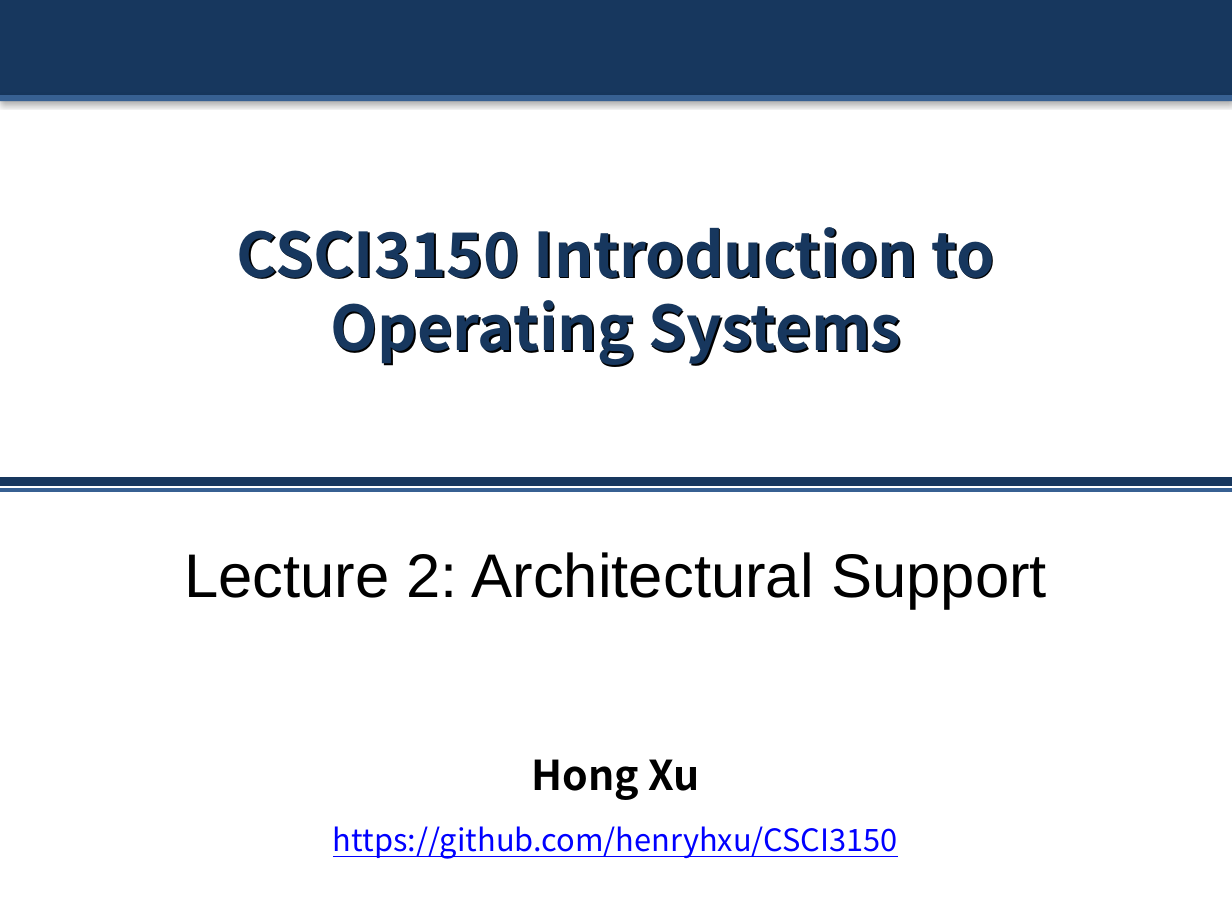
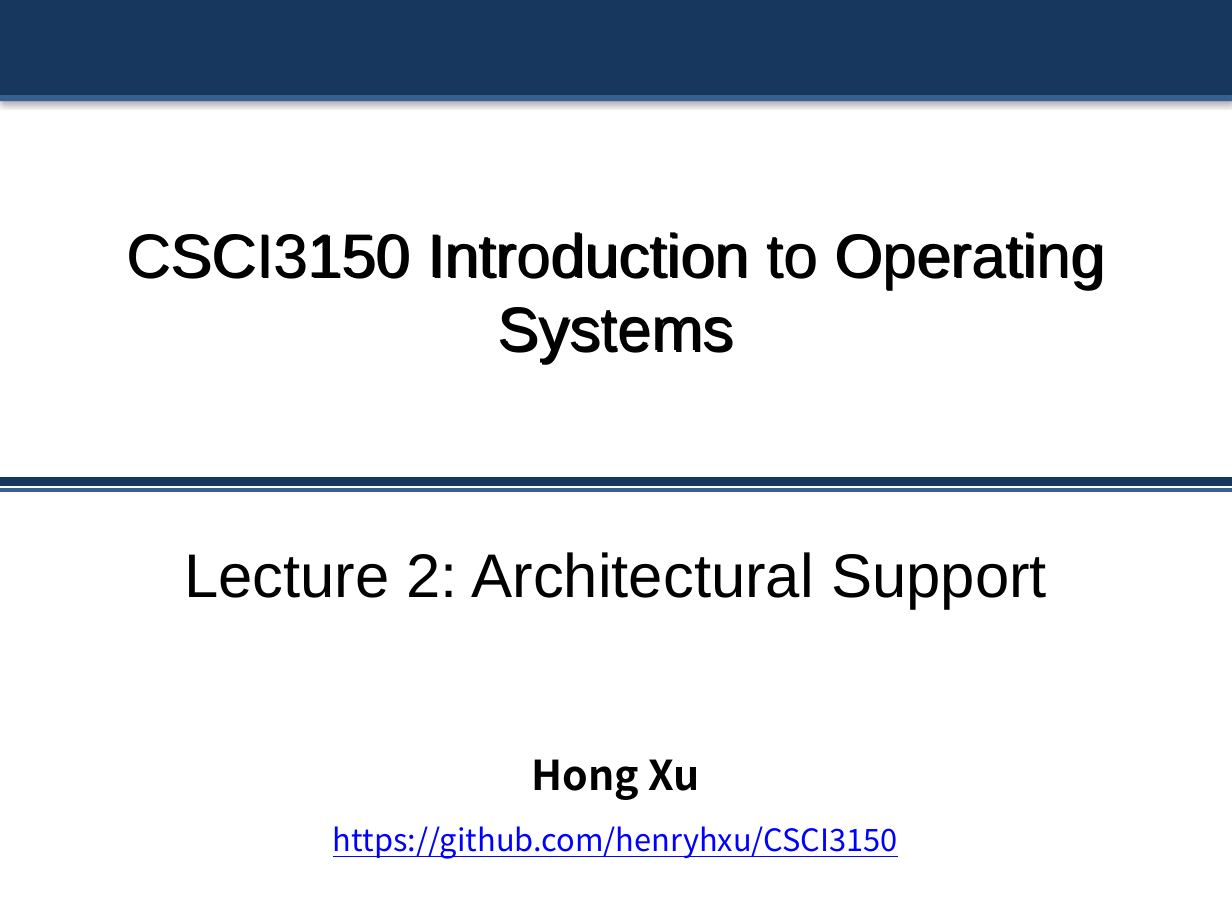
Before and after one commit to henryhxu/CSCI3150, a slide deck: slide 1 of lectures/lec2_arch.pptx. Drawn at 1232x924 pixels with LibreOffice and Linux fonts; fonts in the diff are those of the drawing. Boxes give left, top, right and bottom in pixels: in the first picture for what was removed or moved away, otherwise in the second. Text is boxed around its words. In the diff, an @@ line names an element or a change of style, - is before the commit and + after.

Commit message:
lec2, 3 ppt updated

```diff
--- a/lectures/lec2_arch.pptx
+++ b/lectures/lec2_arch.pptx
@@ title "CSCI3150 Introduction to Operating Systems" at (x1=126, y1=232, x2=1104, y2=362): font Noto Sans CJK KR to Arial, text colour #17375E to #000000, bold off @@
```
Also in this commit, not shown: 2 other slides changed, 1 other file.
